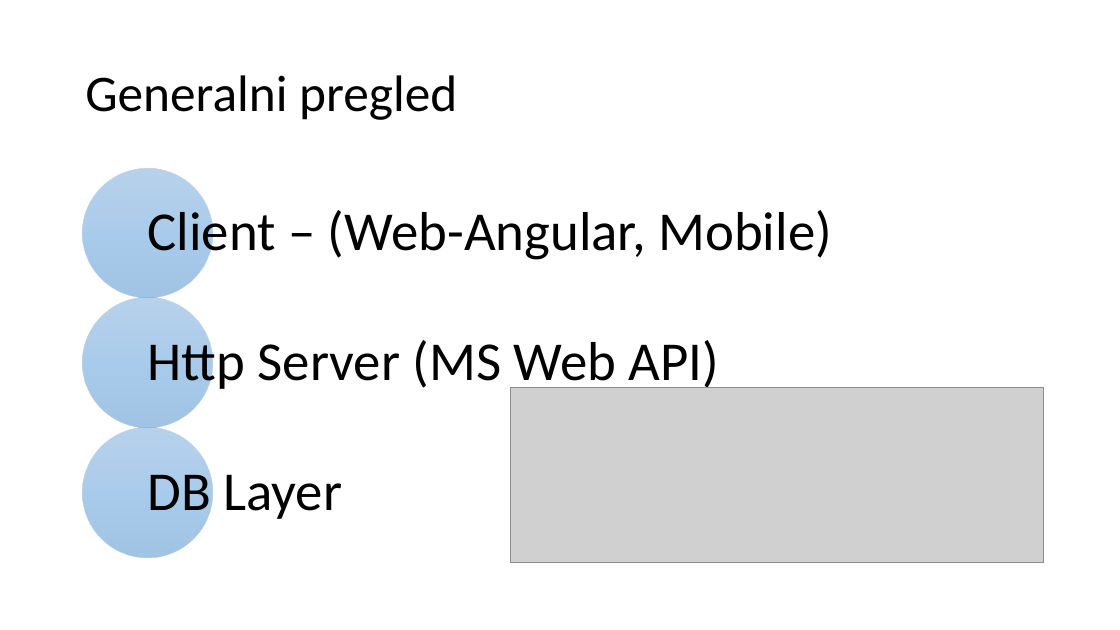
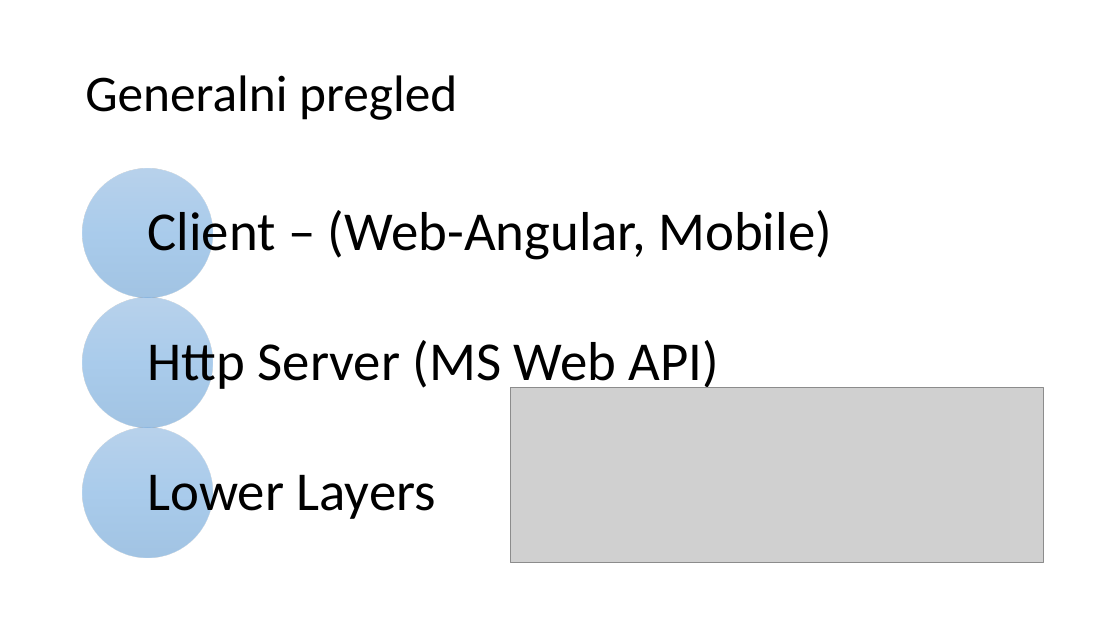
Before and after one commit to mmssniper/angular-workshop, a slide deck: slide 3 of prezentacije/1-1 Uvod i SPA aplikacije.pptx. Drawn at 1120x630 pixels with LibreOffice and Linux fonts; fonts in the diff are those of the drawing; grey boxes stand for pictures. Boxes give left, top, right and bottom in pixels: in the first picture for what was removed or moved away, otherwise in the second. Text is boxed around its words. In the diff, an @@ line names an element or a change of style, - is before the commit and + after.

```diff
--- a/prezentacije/1-1 Uvod i SPA aplikacije.pptx
+++ b/prezentacije/1-1 Uvod i SPA aplikacije.pptx
@@ text at bbox=[147, 464, 436, 523]: text changed @@
-DB Layer
+Lower Layers
```
Also in this commit, not shown: 1 other slide changed, 2 other files.
